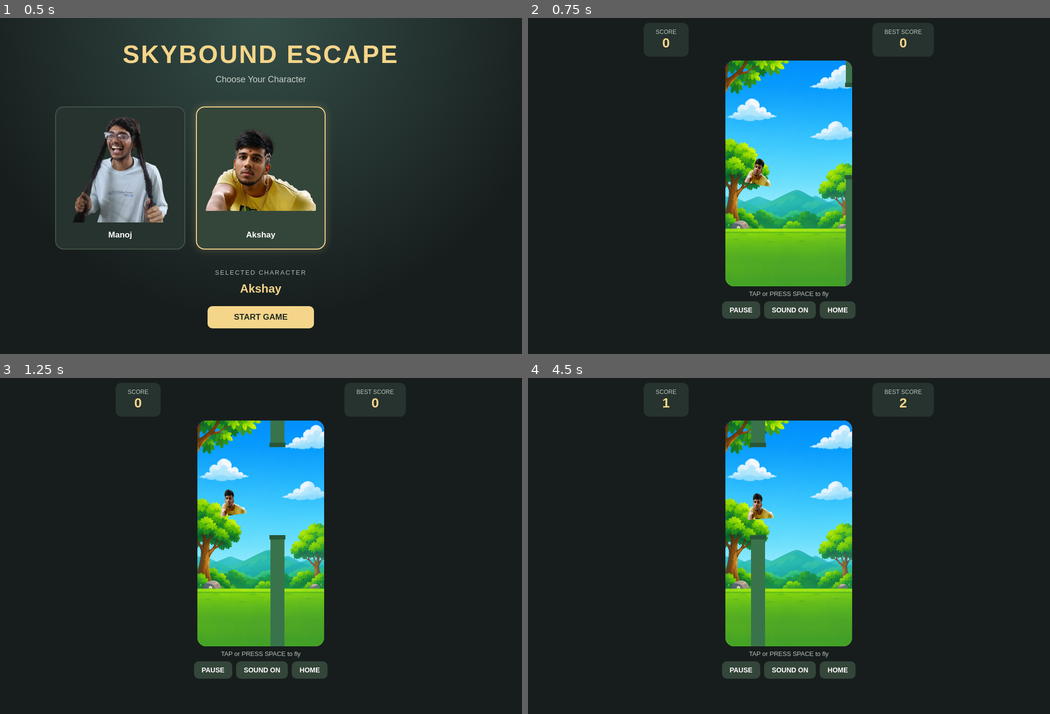
Above: before the commit, frames 1-4 (two rows, left to right).
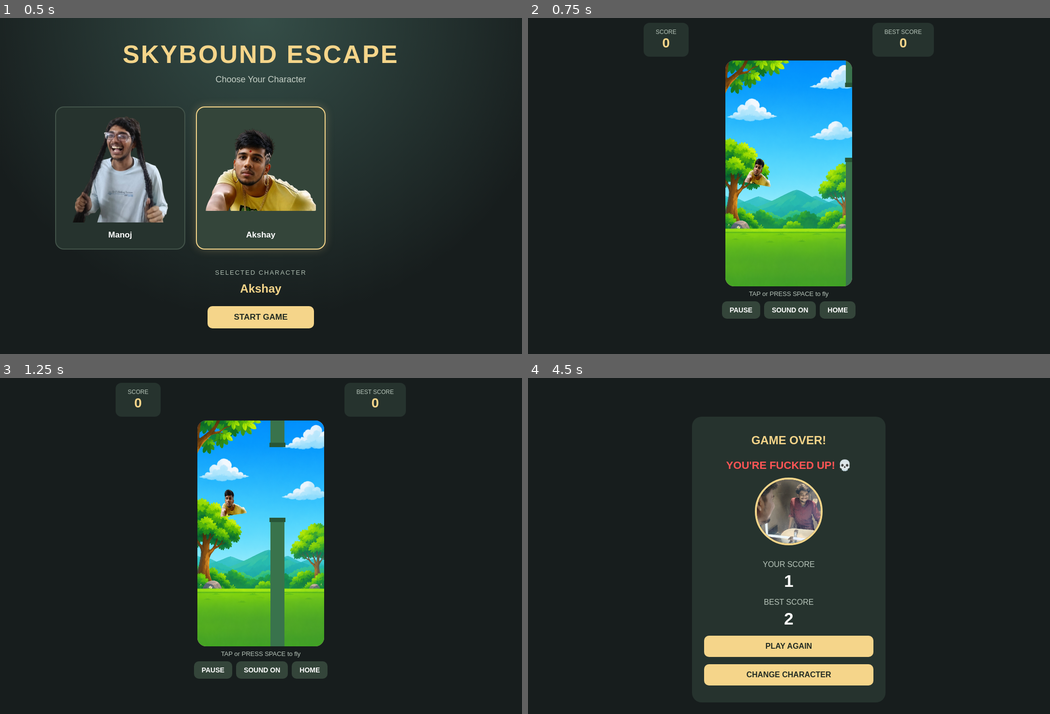
Above: after the commit, the same moments.

Repository: Balarajup987/skybound-escape
Game: browser game, page index.html
Two runs of this game, one before a commit and one after it. Both use one fixed random seed, a clock stepped at 60 frames per second and the inputs below.
Inputs (mouse positions are in pixels of both pictures, inside the frame that each line leads up to):
- Up to frame 1 (0.5 s): click (261, 179) at 0.27 s
- Up to frame 2 (0.75 s): click "START GAME" at 0.52 s
- Up to frame 3 (1.25 s): tap Space at 0.77, 1.1 s
- Up to frame 4 (4.5 s): tap Space every 0.5 s from 1.6 to 4.1 s; click "PLAY AGAIN" at 3.27 s

Frame 1 is identical in both runs. In frame 2, less than 0.1% of the frame differs, in the area x 60-63%, y 41-49%; in frame 3, 0.2%; in frame 4, 20%, in the area x 24-76%, y 3-92%.

Commit message:
Add more pillar positions

Diff:
--- a/js/obstacles.js
+++ b/js/obstacles.js
@@ -2,7 +2,7 @@
 const CANVAS_WIDTH = 720;
 const CANVAS_HEIGHT = 1280;
 
-const GAP_HEIGHT = 500;
+const GAP_HEIGHT = 400;
 const PILLAR_WIDTH = 80;
 const PILLAR_SPEED = 9;
 
